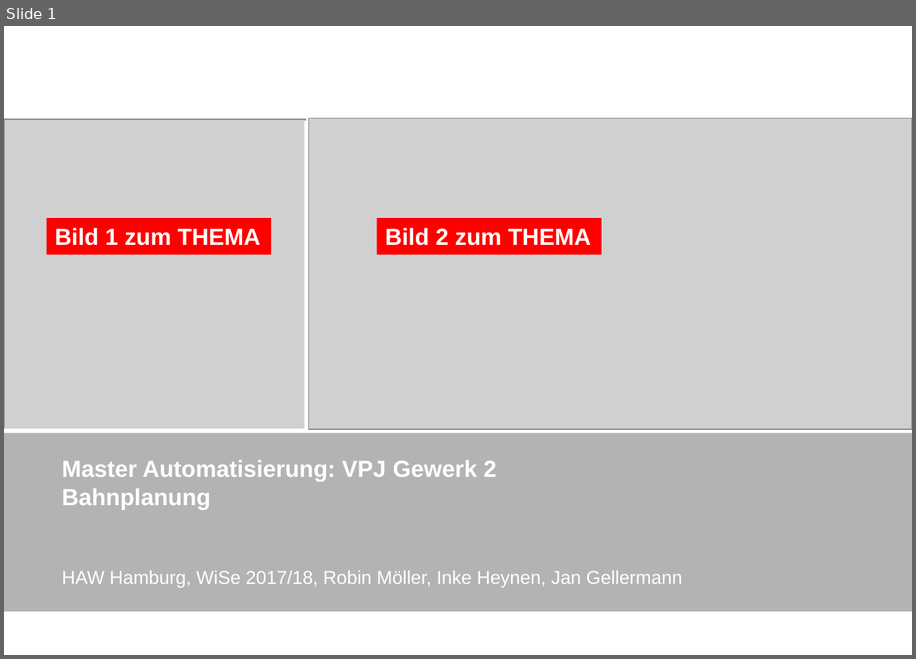
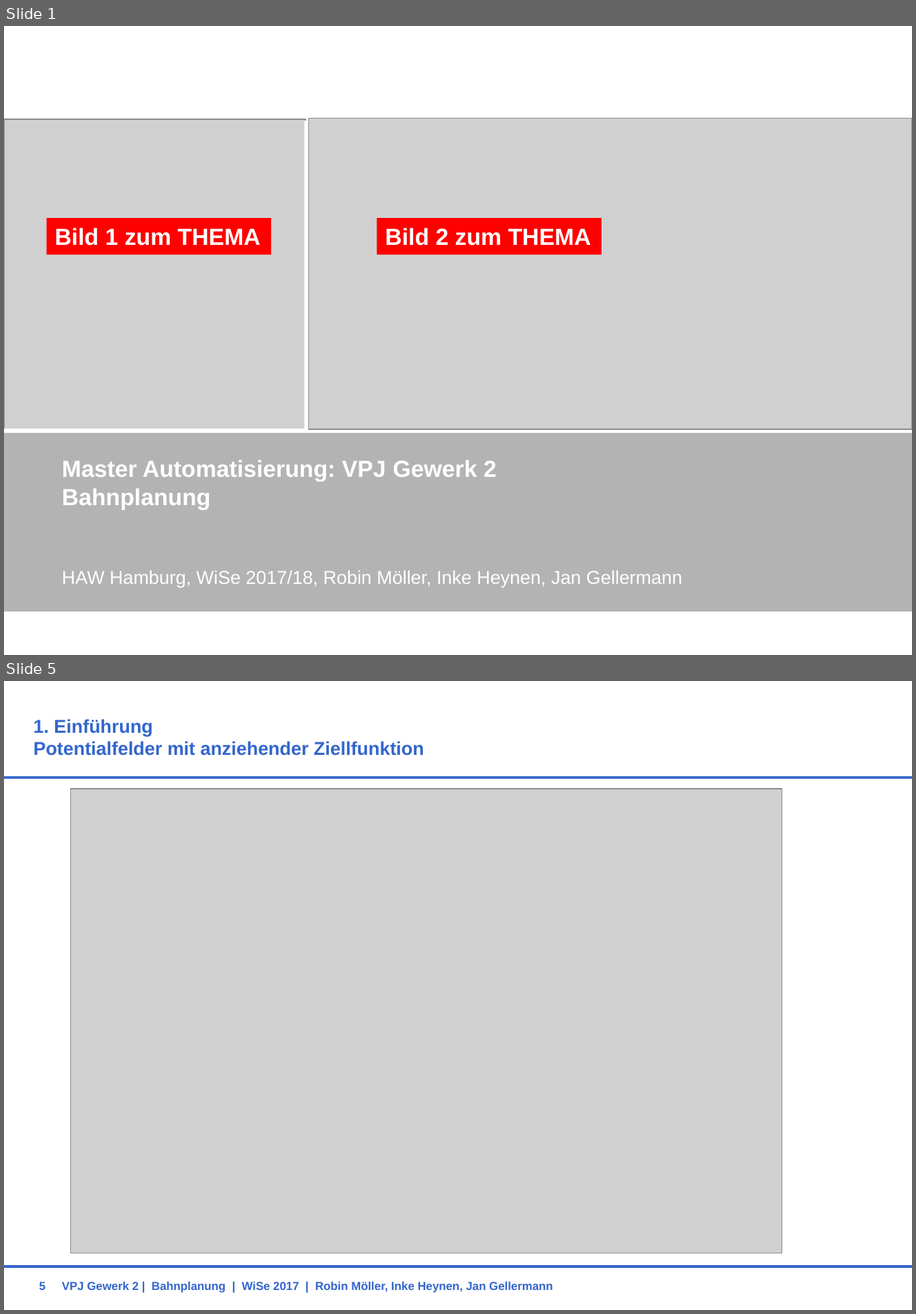
Before and after one commit to RobinMoeller/VPJ-Gewerk-2, a slide deck: Präsi_Konzept.pptx. Shown one above the other, each under a label of ours: slide 1 before the commit, slides 1 and 5 after it; the slides between them are not shown. The pictures are 916x659 and 916x1314 pixels, drawn with LibreOffice and Linux fonts; fonts in the diff are those of the drawing; grey boxes stand for pictures; background and template pictures are left out. Boxes give left, top, right and bottom in pixels: in the first picture for what was removed or moved away, otherwise in the second. Text is boxed around its words. In the diff, an @@ line names an element or a change of style, - is before the commit and + after.

```diff
--- a/Präsi_Konzept.pptx
+++ b/Präsi_Konzept.pptx
@@ slide 5 added at bbox=[4, 681, 912, 1310], background #FFFFFF @@
@@ title added at bbox=[34, 719, 424, 756], 16 pt, text #3366CC, bold @@
+1. Einführung
+Potentialfelder mit anziehender Ziellfunktion
@@ line added from (4, 778) to (912, 778), #3366CC 2.25 pt @@
@@ picture added at bbox=[70, 789, 782, 1253] @@
@@ line added from (4, 1266) to (912, 1266), #3366CC 2.25 pt @@
@@ text added at bbox=[62, 1281, 553, 1292], 10 pt, text #3366CC, bold @@
+VPJ Gewerk 2 | Bahnplanung | WiSe 2017 | Robin Möller, Inke Heynen, Jan Gellermann
@@ page number added at bbox=[39, 1281, 45, 1290], 10 pt, text #3366CC, bold @@
+5
```
Also in this commit, not shown: 3 slides changed, 5 other slides added, 5 slides removed.
